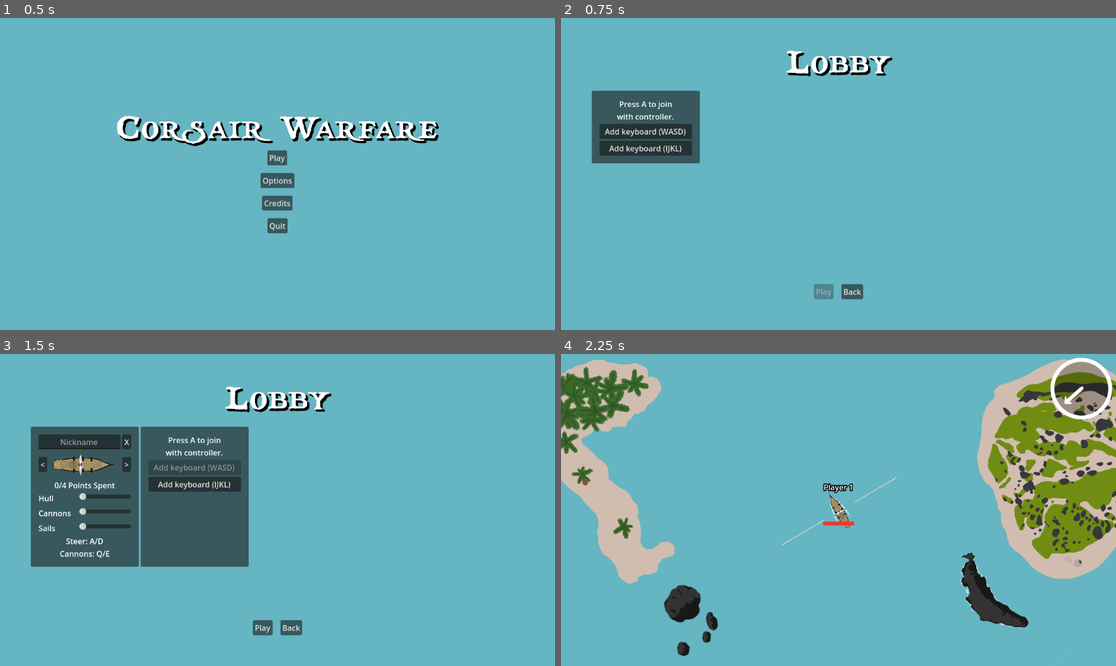
Above: before the commit, frames 1-4 (two rows, left to right).
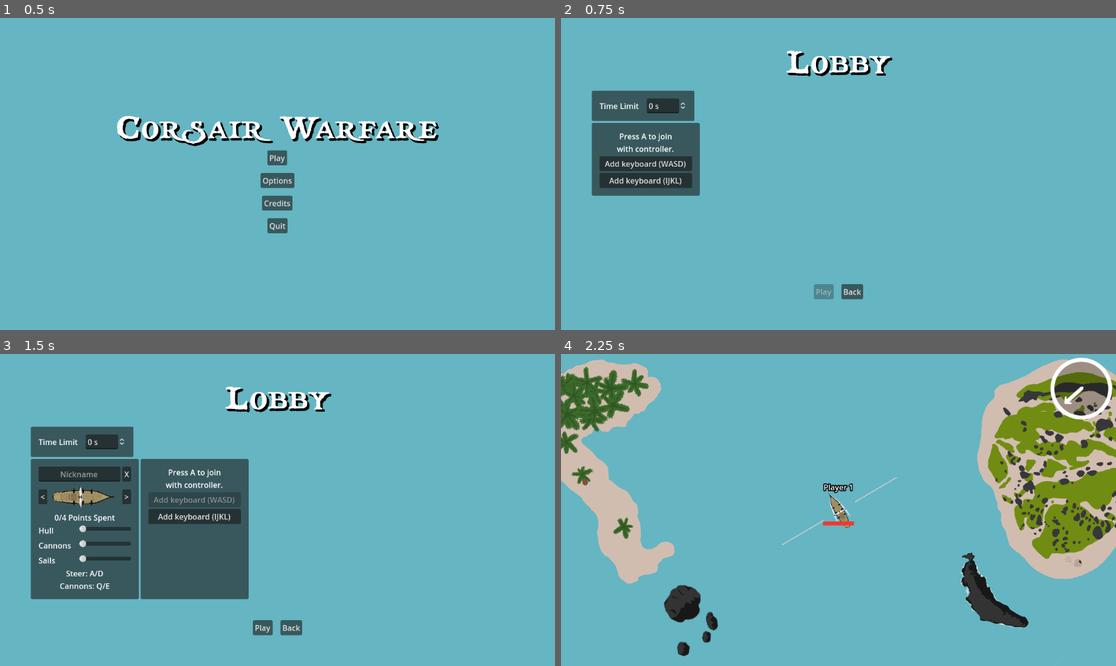
Above: after the commit, the same moments.

Repository: friedev/corsair-warfare
Game: Godot game, scene res://scenes/main.tscn
Same seed, same stepped clock (60 frames per second), same inputs: the game is played once before the commit and once after it. Sound files missing from this copy of the repository are replaced by a short silence.
Inputs:
- Up to frame 1 (0.5 s): no input
- Up to frame 2 (0.75 s): click "Play" at 0.5 s
- Up to frame 3 (1.5 s): click "Add keyboard (WASD)" at 1.25 s
- Up to frame 4 (2.25 s): click "Play" at 2 s

Frame 1 is identical in both runs. In frame 2, 4.6% of the frame differs, in the area x 5-26%, y 23-58%; in frame 3, 11%, in the area x 5-45%, y 23-79%; in frame 4, nothing differs.

Commit message:
Add hard time limit
Closes #15

Diff:
--- a/scenes/globals.gd
+++ b/scenes/globals.gd
@@ -9,6 +9,8 @@
 const NO_PLAYER := -3
 
 var players := {}
+
+var time_limit_seconds := 0
 
 
 func register_player(player: int, ship_details: PlayerDetails) -> void:
--- a/scenes/main.gd
+++ b/scenes/main.gd
@@ -5,13 +5,16 @@
 const SHIP_SCENE := preload("res://scenes/world/ship/ship.tscn")
 
 @export var ship_spawn_radius: float
+@export var low_time_threshold: float
 
 @onready var world: Node2D = %World
 @onready var camera: ShakeCamera2D = %Camera2D
+@onready var ship_spawn_cast: ShapeCast2D = %ShipSpawnCast
 @onready var wind: Wind = %Wind
 @onready var music: Music = %Music
 @onready var hud_layer: CanvasLayer = %HUDLayer
-@onready var ship_spawn_cast: ShapeCast2D = %ShipSpawnCast
+@onready var time_limit_label: Label = %TimeLimitLabel
+@onready var game_timer: Timer = %GameTimer
 
 var game_active: bool:
 	set(value):
@@ -53,8 +56,20 @@
 	self.game_active = false
 
 
+func _process(delta: float) -> void:
+	var total_seconds_left := ceili(self.game_timer.time_left)
+	var minutes_left := total_seconds_left / 60
+	var seconds_left := total_seconds_left % 60
+	self.time_limit_label.text = "%d:%02d" % [minutes_left, seconds_left]
+	if total_seconds_left < Globals.time_limit_seconds * self.low_time_threshold:
+		self.time_limit_label.modulate = Color(1, 0.25, 0.25)
+	else:
+		self.time_limit_label.modulate = Color.WHITE
+
+
 func _on_game_restarted() -> void:
 	Globals.players.clear()
+	Globals.time_limit_seconds = 0
 	self.get_tree().reload_current_scene()
 
 
@@ -63,9 +78,18 @@
 	for details in Globals.players.values():
 		self.spawn_ship(details)
 	self.game_active = true
+	if Globals.time_limit_seconds > 0:
+		self.game_timer.start(Globals.time_limit_seconds)
+		self.time_limit_label.show()
+	else:
+		self.time_limit_label.hide()
 
 
 func _on_ship_destroyed(ship: Ship) -> void:
 	self.ships_alive -= 1
 	if self.ships_alive <= 1:
 		self.game_over.emit()
+
+
+func _on_game_timer_timeout() -> void:
+	self.game_over.emit()
--- a/scenes/main.tscn
+++ b/scenes/main.tscn
@@ -54,6 +54,7 @@
 [node name="Main" type="Node"]
 script = ExtResource("1_ndiw8")
 ship_spawn_radius = 1200.0
+low_time_threshold = 0.167
 
 [node name="World" type="Node2D" parent="."]
 unique_name_in_owner = true
@@ -170,7 +171,6 @@
 
 [node name="HUDLayer" type="CanvasLayer" parent="."]
 unique_name_in_owner = true
-visible = false
 
 [node name="MarginContainer" type="MarginContainer" parent="HUDLayer"]
 anchors_preset = 15
@@ -188,6 +188,16 @@
 layout_mode = 2
 wind = NodePath("../../../World/Wind")
 
+[node name="TimeLimitLabel" type="Label" parent="HUDLayer/MarginContainer"]
+unique_name_in_owner = true
+layout_mode = 2
+size_flags_horizontal = 4
+size_flags_vertical = 0
+theme_override_colors/font_outline_color = Color(0, 0, 0, 1)
+theme_override_constants/outline_size = 8
+theme_override_font_sizes/font_size = 32
+text = "88:88"
+
 [node name="MenuLayer" type="CanvasLayer" parent="."]
 process_mode = 3
 
@@ -229,6 +239,10 @@
 [node name="Music" parent="." instance=ExtResource("21_w75cq")]
 unique_name_in_owner = true
 process_mode = 3
+
+[node name="GameTimer" type="Timer" parent="."]
+unique_name_in_owner = true
+one_shot = true
 
 [connection signal="game_over" from="." to="MenuLayer/GameOverMenu" method="_on_main_game_over"]
 [connection signal="game_over" from="." to="MenuLayer/PauseMenu" method="_on_main_game_over"]
@@ -243,3 +257,4 @@
 [connection signal="game_restarted" from="MenuLayer/GameOverMenu" to="." method="_on_game_restarted"]
 [connection signal="game_restarted" from="MenuLayer/PauseMenu" to="." method="_on_game_restarted"]
 [connection signal="back_button_pressed" from="MenuLayer/CreditsMenu" to="MenuLayer/MainMenu" method="_on_menu_open"]
+[connection signal="timeout" from="GameTimer" to="." method="_on_game_timer_timeout"]
--- a/scenes/ui/menus/game_over_menu.gd
+++ b/scenes/ui/menus/game_over_menu.gd
@@ -1,4 +1,4 @@
-extends MarginContainer
+extends Container
 
 signal game_restarted
 
@@ -13,8 +13,11 @@
 	if self.visible:
 		return
 	self.label.text = "Game Over"
+	var max_health := 0.0
 	for ship in self.get_tree().get_nodes_in_group(&"ships"):
-		if ship.health > 0.0:
+		if ship.health > max_health:
 			self.label.text = "%s Wins" % ship.nickname
-			break
+			max_health = ship.health
+		elif ship.health == max_health and max_health > 0.0:
+			self.label.text = "Draw"
 	self.show()
--- a/scenes/ui/menus/game_over_menu.tscn
+++ b/scenes/ui/menus/game_over_menu.tscn
@@ -21,7 +21,7 @@
 layout_mode = 2
 size_flags_vertical = 1
 theme = ExtResource("2_xrp8r")
-text = "Ship 1 Wins!"
+text = "WWWWWWWWWW Wins!"
 horizontal_alignment = 1
 vertical_alignment = 1
 
--- a/scenes/ui/menus/lobby_menu.gd
+++ b/scenes/ui/menus/lobby_menu.gd
@@ -77,3 +77,7 @@
 
 func _on_player_section_customization_updated() -> void:
 	self.update_play_button()
+
+
+func _on_time_limit_spin_box_value_changed(value: float) -> void:
+	Globals.time_limit_seconds = int(value)
--- a/scenes/ui/menus/lobby_menu.tscn
+++ b/scenes/ui/menus/lobby_menu.tscn
@@ -30,7 +30,39 @@
 layout_mode = 2
 size_flags_vertical = 3
 
-[node name="PlayerSectionContainer" type="HFlowContainer" parent="VBoxContainer/ScrollContainer"]
+[node name="VBoxContainer" type="VBoxContainer" parent="VBoxContainer/ScrollContainer"]
+layout_mode = 2
+size_flags_horizontal = 3
+
+[node name="PanelContainer" type="PanelContainer" parent="VBoxContainer/ScrollContainer/VBoxContainer"]
+layout_mode = 2
+size_flags_horizontal = 0
+
+[node name="MarginContainer" type="MarginContainer" parent="VBoxContainer/ScrollContainer/VBoxContainer/PanelContainer"]
+layout_mode = 2
+theme_override_constants/margin_left = 16
+theme_override_constants/margin_top = 16
+theme_override_constants/margin_right = 16
+theme_override_constants/margin_bottom = 16
+
+[node name="GridContainer" type="GridContainer" parent="VBoxContainer/ScrollContainer/VBoxContainer/PanelContainer/MarginContainer"]
+layout_mode = 2
+theme_override_constants/h_separation = 16
+theme_override_constants/v_separation = 16
+columns = 2
+
+[node name="TimeLimitLabel" type="Label" parent="VBoxContainer/ScrollContainer/VBoxContainer/PanelContainer/MarginContainer/GridContainer"]
+layout_mode = 2
+text = "Time Limit"
+
+[node name="TimeLimitSpinBox" type="SpinBox" parent="VBoxContainer/ScrollContainer/VBoxContainer/PanelContainer/MarginContainer/GridContainer"]
+layout_mode = 2
+max_value = 3599.0
+rounded = true
+update_on_text_changed = true
+suffix = "s"
+
+[node name="PlayerSectionContainer" type="HFlowContainer" parent="VBoxContainer/ScrollContainer/VBoxContainer"]
 unique_name_in_owner = true
 layout_mode = 2
 size_flags_horizontal = 3
@@ -53,5 +85,6 @@
 size_flags_horizontal = 4
 text = "Back"
 
+[connection signal="value_changed" from="VBoxContainer/ScrollContainer/VBoxContainer/PanelContainer/MarginContainer/GridContainer/TimeLimitSpinBox" to="." method="_on_time_limit_spin_box_value_changed"]
 [connection signal="pressed" from="VBoxContainer/HBoxContainer/PlayButton" to="." method="_on_play_button_pressed"]
 [connection signal="pressed" from="VBoxContainer/HBoxContainer/BackButton" to="." method="_on_back_button_pressed"]
